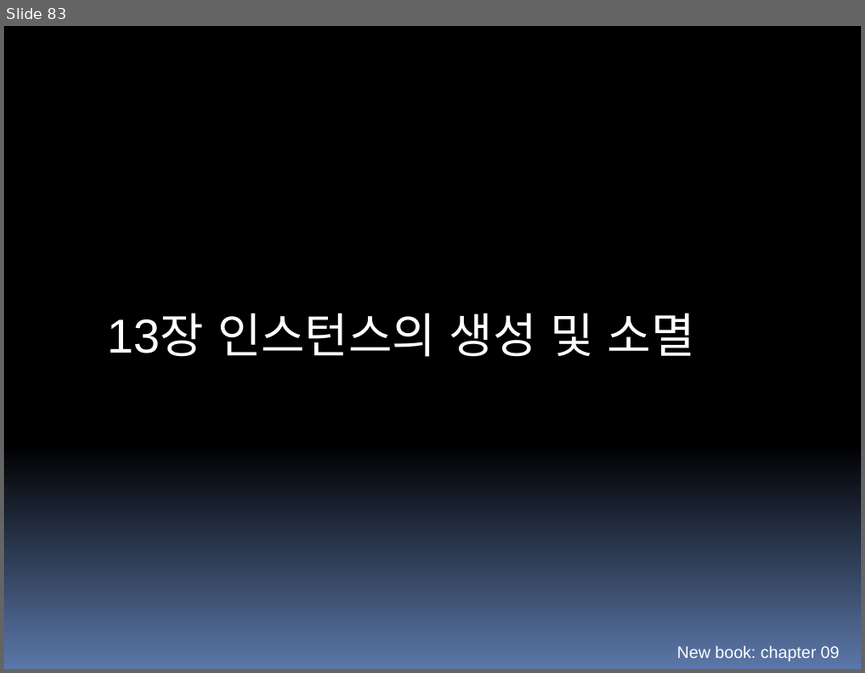
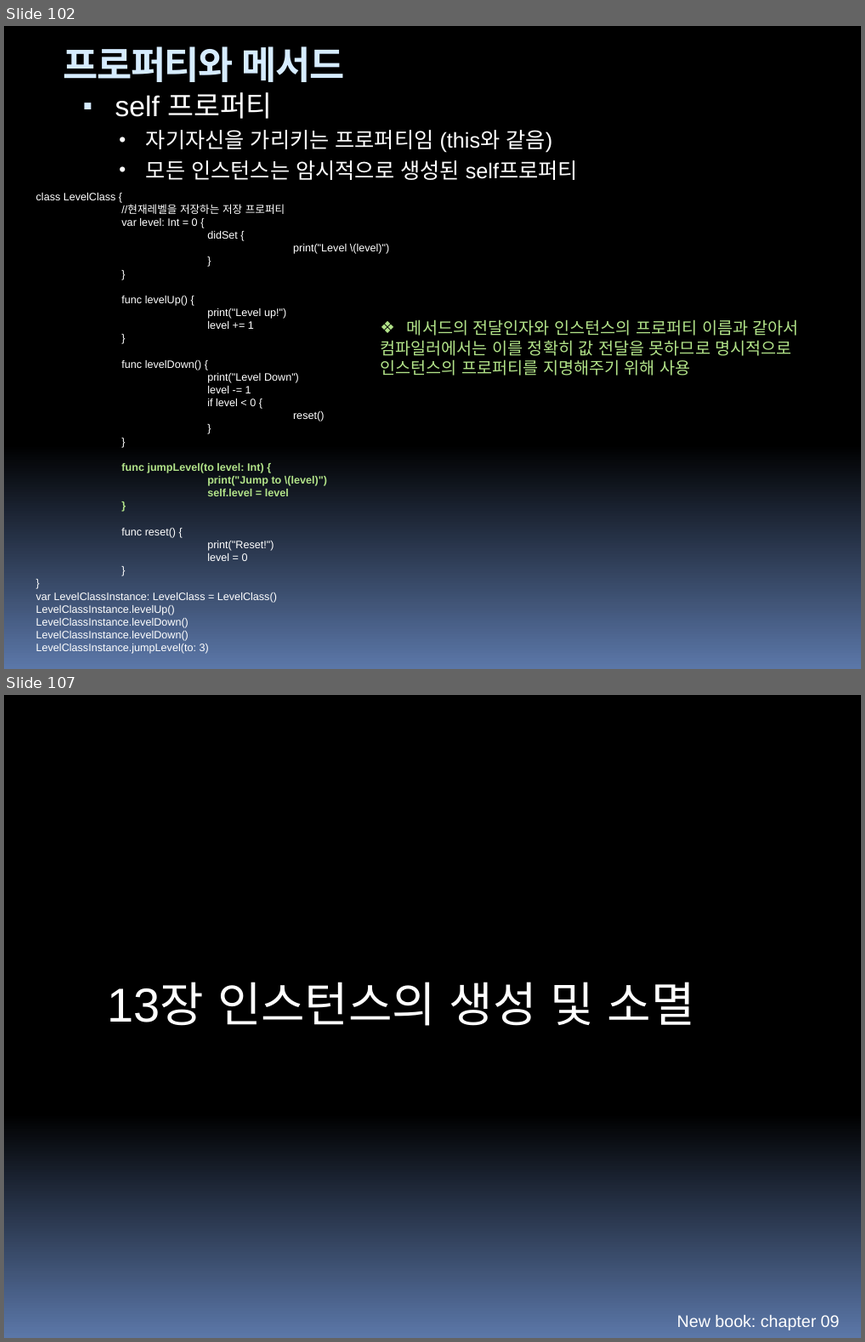
Before and after one commit to hounga13/helloSwift, a slide deck: Swift세미나자료_backup.pptx. Shown one above the other, each under a label of ours: slide 83 before the commit, slides 102 and 107 after it; the slides between them are not shown. The pictures are 865x673 and 865x1342 pixels, drawn with LibreOffice and Linux fonts; fonts in the diff are those of the drawing. Boxes give left, top, right and bottom in pixels: in the first picture for what was removed or moved away, otherwise in the second. Text is boxed around its words. In the diff, an @@ line names an element or a change of style, - is before the commit and + after.

```diff
--- a/Swift세미나자료_backup.pptx
+++ b/Swift세미나자료_backup.pptx
@@ slide 102 added at (4,26,861,669), background gradient #000000 to #5B77A8 @@
@@ text added at (63,46,345,82), 32 pt, text #D6ECFF, bold @@
+프로퍼티와 메서드
@@ text added at (115,92,578,180), 18 pt, text #FFFFFF @@
+▪ self 프로퍼티
+  • 자기자신을 가리키는 프로퍼티임 (this와 같음)
+  • 모든 인스턴스는 암시적으로 생성된 self프로퍼티
@@ text added at (36,193,389,653), 9 pt, text #FFFFFF @@
+class LevelClass {
+//현재레벨을 저장하는 저장 프로퍼티
+var level: Int = 0 {
+didSet {
+print("Level \(level)")
+}
+}
+func levelUp() {
+print("Level up!")
+level += 1
+}
+func levelDown() {
+print("Level Down")
+level -= 1
+if level < 0 {
+reset()
+}
+}
+func jumpLevel(to level: Int) {
+print("Jump to \(level)")
+self.level = level
+}
+func reset() {
+print("Reset!")
+level = 0
+}
+}
+var LevelClassInstance: LevelClass = LevelClass()
+LevelClassInstance.levelUp()
+LevelClassInstance.levelDown()
+LevelClassInstance.levelDown()
+LevelClassInstance.jumpLevel(to: 3)
@@ text added at (380,319,799,375), 14 pt, text #B2E389 @@
+❖ 메서드의 전달인자와 인스턴스의 프로퍼티 이름과 같아서
+컴파일러에서는 이를 정확히 값 전달을 못하므로 명시적으로
+인스턴스의 프로퍼티를 지명해주기 위해 사용
@@ what was slide 83 is now slide 107 @@
```
Also in this commit, not shown: 6 slides changed, 45 other slides added, 2 other files.
